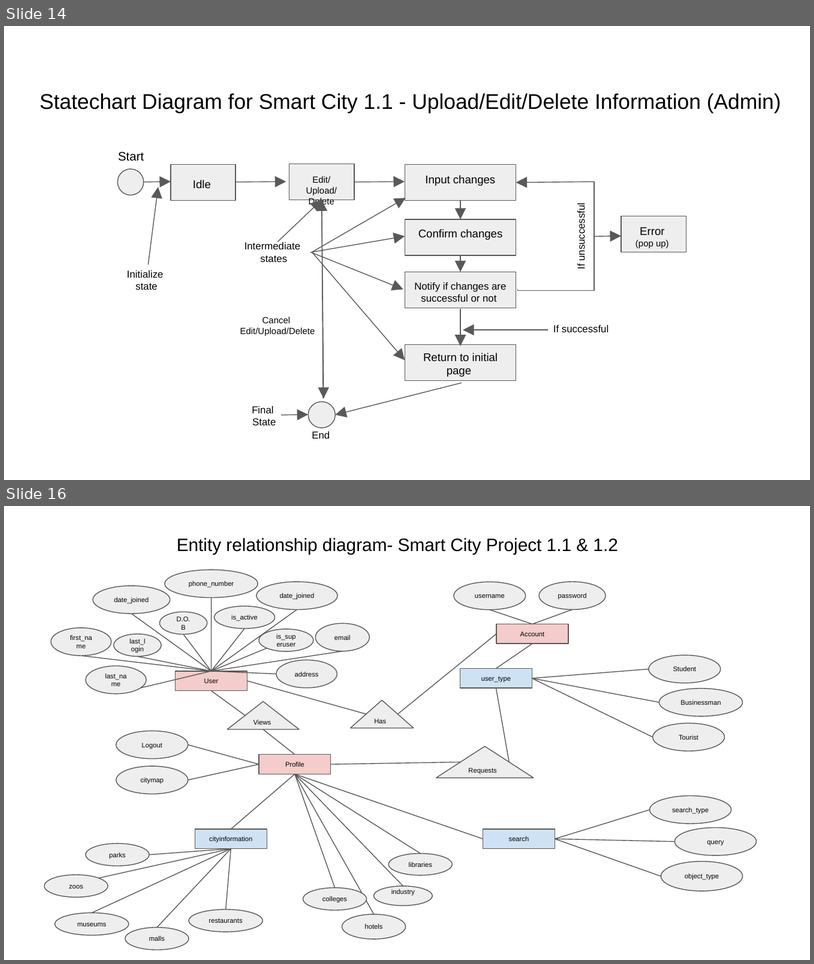
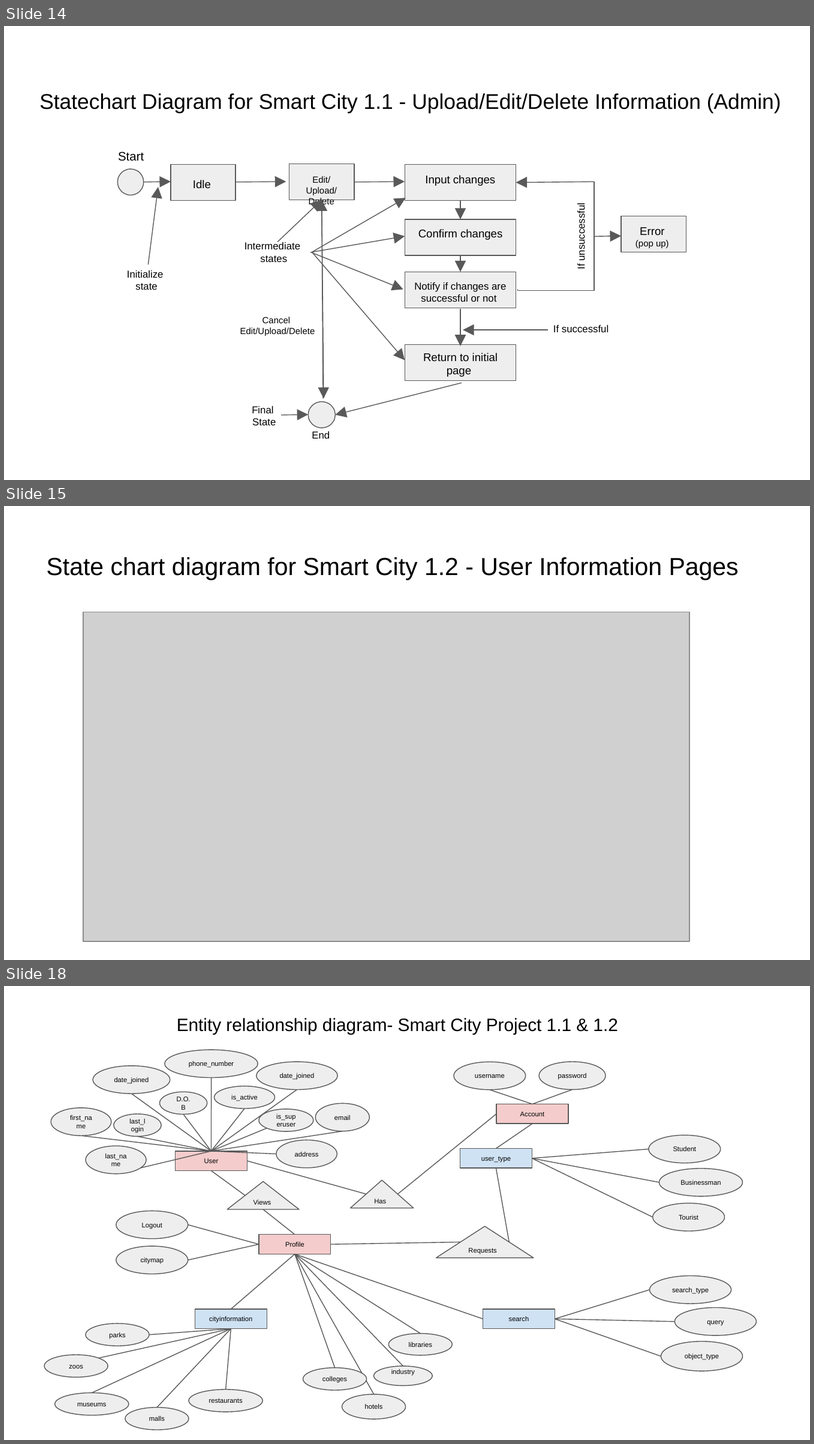
Before and after one commit to n9400419/IFB299, a slide deck: Sprint 1 & 2 artefacts.pptx. Shown one above the other, each under a label of ours: slides 14 and 16 before the commit, slides 14, 15 and 18 after it; the slides between them are not shown. The pictures are 814x964 and 814x1444 pixels, drawn with LibreOffice and Linux fonts; fonts in the diff are those of the drawing; grey boxes stand for pictures. Boxes give left, top, right and bottom in pixels: in the first picture for what was removed or moved away, otherwise in the second. Text is boxed around its words. In the diff, an @@ line names an element or a change of style, - is before the commit and + after.

```diff
--- a/Sprint 1 & 2 artefacts.pptx
+++ b/Sprint 1 & 2 artefacts.pptx
@@ slide 15 added at <box>4,506,810,960</box>, background #FFFFFF @@
@@ title added at <box>47,557,739,580</box>, 22 pt, text #000000 @@
+State chart diagram for Smart City 1.2 - User Information Pages
@@ picture added at <box>83,612,689,942</box> @@
@@ what was slide 16 is now slide 18 @@
```
Also in this commit, not shown: 1 slide changed, 1 other slide added, 1 slide removed.
